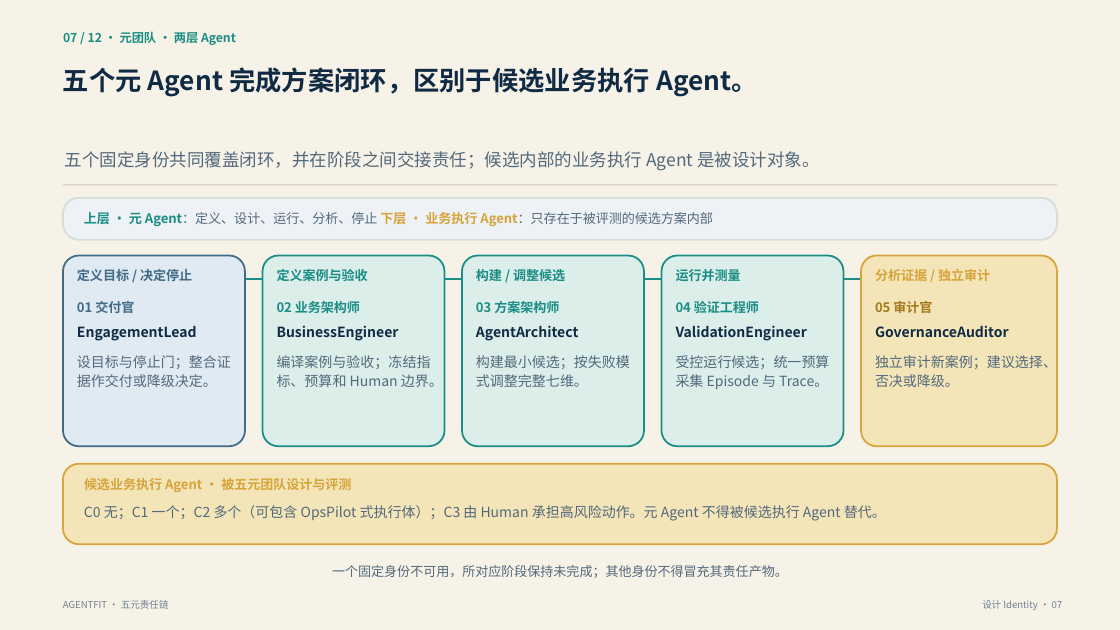
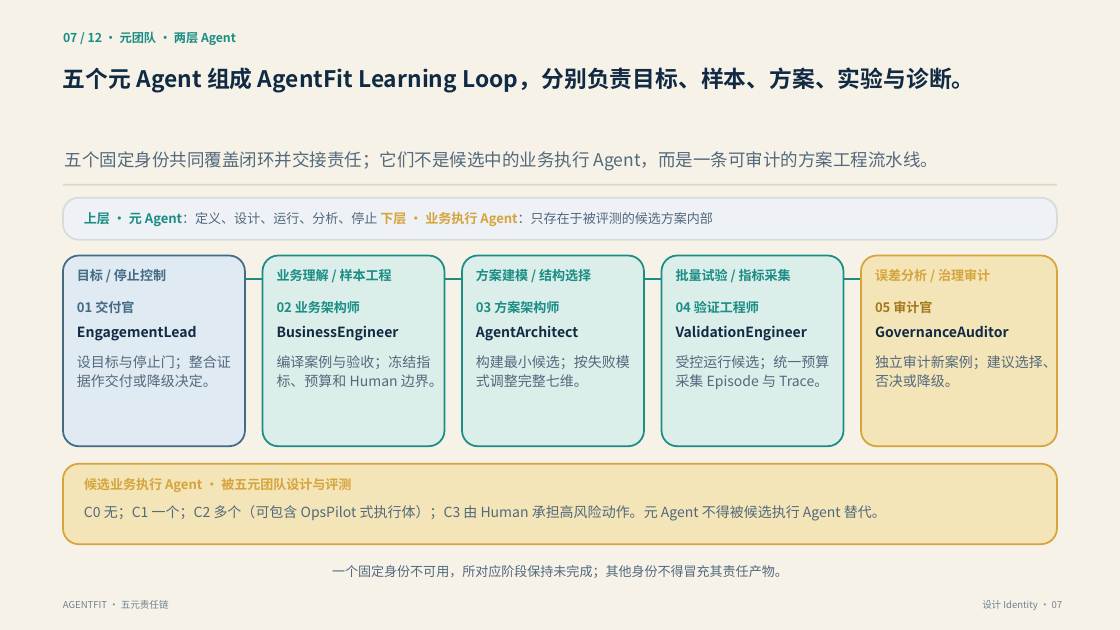
Before and after one commit to kailiangshang/agentfit, a slide deck: slide 7 of competition/2026-08-15/submission/agentfit-submission.pptx. Drawn at 1120x630 pixels with LibreOffice and Linux fonts; fonts in the diff are those of the drawing. Boxes give left, top, right and bottom in pixels: in the first picture for what was removed or moved away, otherwise in the second. Text is boxed around its words. In the diff, an @@ line names an element or a change of style, - is before the commit and + after.

Commit message:
docs: stabilize competition learning-loop narrative

```diff
--- a/competition/2026-08-15/submission/agentfit-submission.pptx
+++ b/competition/2026-08-15/submission/agentfit-submission.pptx
@@ text at [63, 67, 974, 93]: text changed; size 22.5 to 19.5 pt @@
-五个元 Agent 完成方案闭环，区别于候选业务执行 Agent。
+五个元 Agent 组成 AgentFit Learning Loop，分别负责目标、样本、方案、实验与诊断。
@@ text at [65, 151, 939, 171]: text changed @@
-五个固定身份共同覆盖闭环，并在阶段之间交接责任；候选内部的业务执行 Agent 是被设计对象。
+五个固定身份共同覆盖闭环并交接责任；它们不是候选中的业务执行 Agent，而是一条可审计的方案工程流水线。
@@ text at [77, 269, 166, 281]: text changed @@
-定义目标 / 决定停止
+目标 / 停止控制
@@ text at [277, 269, 392, 281]: text changed @@
-定义案例与验收
+业务理解 / 样本工程
@@ text at [476, 269, 591, 281]: text changed @@
-构建 / 调整候选
+方案建模 / 结构选择
@@ text at [676, 269, 791, 281]: text changed @@
-运行并测量
+批量试验 / 指标采集
@@ text at [875, 269, 990, 281]: text changed @@
-分析证据 / 独立审计
+误差分析 / 治理审计
```
Also in this commit, not shown: 3 other slides changed, 13 other files.
